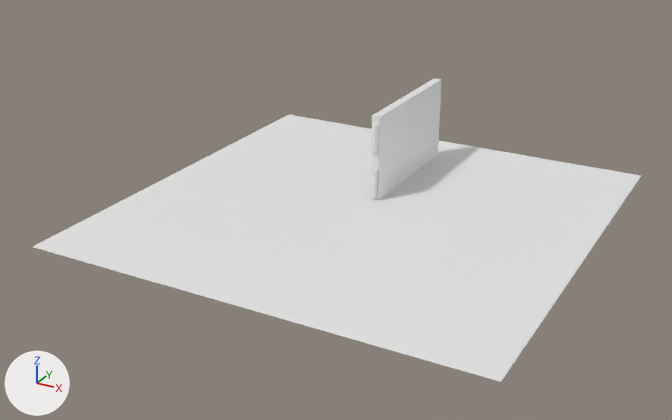
The glTF model examples/physics/physics_joints_3d/data/hinge_prettier/joint_hinge_rest.glb, before and after one commit.
One viewpoint serves both versions: a camera (50 mm lens) standing at (17.5, -34.3, 16.8) and looking at (-0.7, -1.3, 0.3). Arrows for +X, +Y and +Z are at lower left; the lights stay in place. Where no turn or scale is listed for an object, it has been applied to the vertices.
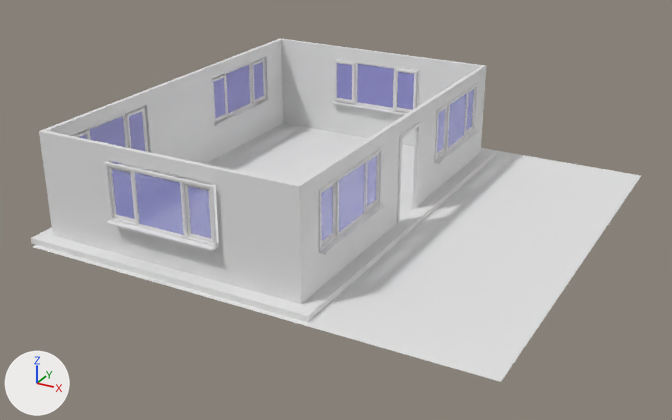
Commit message: Prettier model for hinges

What differs and where, as boxes [x1, y1, x2, y2] in the pictures (672 x 420 px):
'Room', added
    after: [39, 39, 486, 304]
'Baseboard', added
    after: [31, 148, 496, 322]
'Window.002', added
    after: [104, 162, 219, 251]
'Cube.001', deleted
    before: [371, 78, 441, 200]
'Window.001', added
    after: [319, 148, 386, 255]
'Window.003', added
    after: [331, 58, 419, 115]
'Window.004', added
    after: [212, 58, 269, 126]
'Window', added
    after: [434, 83, 480, 164]
'Window.005', added (blue)
    after: [71, 106, 148, 167]
'DoorFrame', added
    after: [397, 122, 421, 223]
'Cylinder', deleted
    before: [371, 168, 378, 197]

Edits to the bpy script that builds the scene:
```text
Remove ob_cube_001:
    ob_cube_001 = bpy.data.objects.new('Cube.001', me_cube_002)
Remove ob_cylinder:
    ob_cylinder = bpy.data.objects.new('Cylinder', me_cylinder)
Remove ob_cylinder_001:
    ob_cylinder_001 = bpy.data.objects.new('Cylinder.001', me_cylinder_001)
Add ob_window_005:
    ob_window_005 = bpy.data.objects.new('Window.005', me_window_005)  # 144 vertices, 232 faces; spans x -0.28..0.28, y -2.5..2.5, z -0.08..2.4; in mat_pvc (white #e7e7e7), mat_plastic (white #e7e7e7), mat_glass (blue #9c9ef3), mat_marble (white #e7e7e7)
    ob_window_005.location = (-9.74, -5.41, 1.8)
Add ob_window_004:
    ob_window_004 = bpy.data.objects.new('Window.004', me_window_005.copy())
    ob_window_004.location = (-9.74, 4.59, 1.8)
Add ob_window_003:
    ob_window_003 = bpy.data.objects.new('Window.003', me_window_003)  # 144 vertices, 232 faces; spans x -2.5..2.5, y -0.28..0.28, z -0.08..2.4; in mat_pvc (white #e7e7e7), mat_plastic (white #e7e7e7), mat_glass (blue #9c9ef3), mat_marble (white #e7e7e7)
    ob_window_003.location = (-3.74, 8.59, 1.8)
Add ob_window_002:
    ob_window_002 = bpy.data.objects.new('Window.002', me_window_002)  # 144 vertices, 232 faces; spans x -2.5..2.5, y -0.28..0.28, z -0.08..2.4; in mat_pvc (white #e7e7e7), mat_plastic (white #e7e7e7), mat_glass (blue #9c9ef3), mat_marble (white #e7e7e7)
    ob_window_002.location = (-3.74, -9.41, 1.8)
Add ob_window_001:
    ob_window_001 = bpy.data.objects.new('Window.001', me_window_001)  # 144 vertices, 232 faces; spans x -0.28..0.28, y -2.5..2.5, z -0.08..2.4; in mat_pvc (white #e7e7e7), mat_plastic (white #e7e7e7), mat_glass (blue #9c9ef3), mat_marble (white #e7e7e7)
    ob_window_001.location = (2.26, -5.41, 1.8)
Add ob_window:
    ob_window = bpy.data.objects.new('Window', me_window_001.copy())
    ob_window.location = (2.26, 5.15, 1.8)
Add ob_doorframe:
    ob_doorframe = bpy.data.objects.new('DoorFrame', me_doorfrane)  # 32 vertices, 47 faces; spans x -0.11..0.05, y -1.0..1.0, z 0.0..4.2; in mat_door_material (white #e7e7e7)
    ob_doorframe.location = (2.26, -0.23, 0.0)
Add ob_baseboard:
    ob_baseboard = bpy.data.objects.new('Baseboard', me_baseboard)  # 16 vertices, 32 faces; spans x -12.6..0.6, y -0.6..18.6, z 0.0..0.2; in mat_baseboard_material (white #e7e7e7)
    ob_baseboard.location = (2.26, -9.23, 0.0)
Add ob_room:
    ob_room = bpy.data.objects.new('Room', me_room)  # 90 vertices, 204 faces; spans x -6.0..0.0, y 0.0..9.0, z 0.0..2.4; in mat_wall_material (white #e7e7e7)
    ob_room.location = (2.26, -9.23, 0.0)
    ob_room.scale = (2.0, 2.0, 2.0)
```
